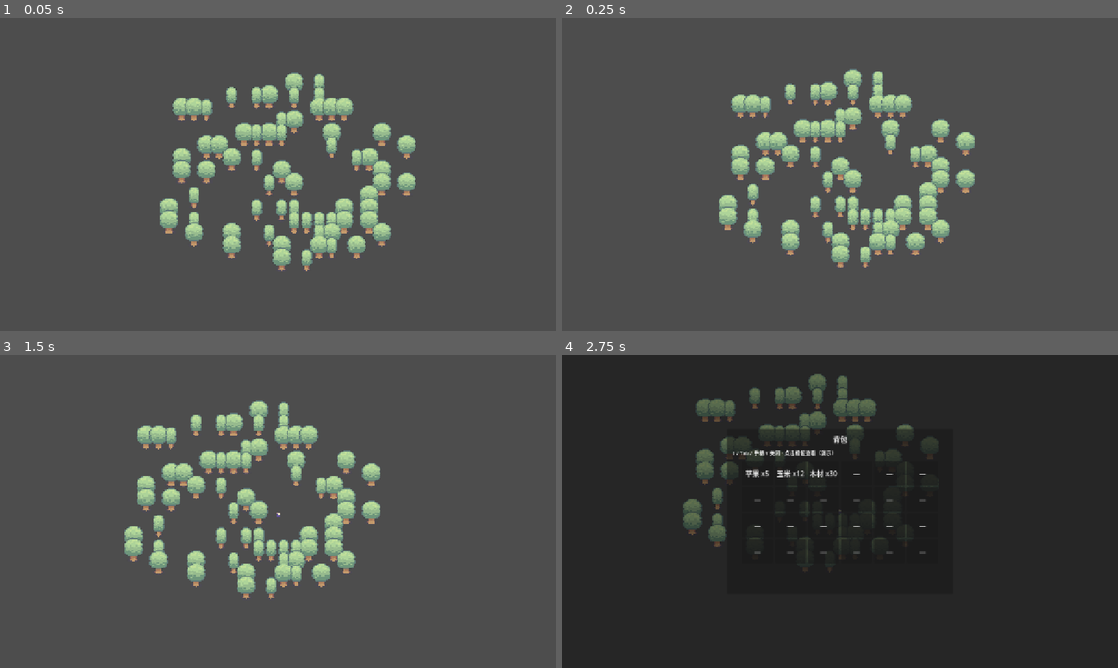
Above: before the commit, frames 1-4 (two rows, left to right).
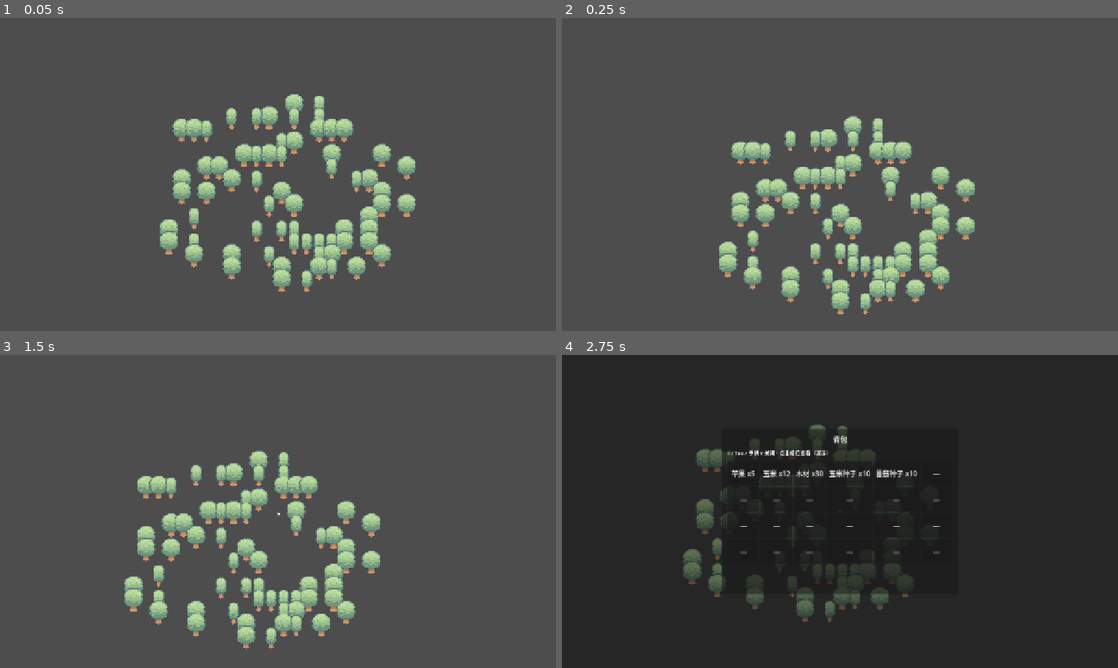
Above: after the commit, the same moments.

Repository: JizhongXia/myfram
Game: Godot game, scene res://scenes/map/MapManager.tscn
The game is run twice, just before and just after one commit, with the same random seed, the same clock (stepped at 60 frames per second) and the same inputs.
Inputs (mouse positions are in pixels of both pictures, inside the frame that each line leads up to):
- Up to frame 1 (0.05 s): no input
- Up to frame 2 (0.25 s): no input
- Up to frame 3 (1.5 s): move the mouse to (400, 495) at 0.52 s; hold D (move_right) 0.53-1.28 s; hold E (interact, bound only after the commit) 0.53-1.28 s; click (400, 495) at 0.67 s; move the mouse to (166, 527) at 1.27 s; hold S (move_down) from 1.28 s (still down); tap E (interact, bound only after the commit) at 1.35 s
- Up to frame 4 (2.75 s): move the mouse to (895, 442) at 2.02 s; release S (move_down) at 2.03 s; hold D (move_right) from 2.03 s (still down); hold E (interact, bound only after the commit) from 2.03 s (still down); tap Tab at 2.1 s

The runs differ from the first frame. In frame 1, 15% of the frame differs, in the area x 28-75%, y 17-88%; in frame 2, 15%, in the area x 28-75%, y 16-95%; in frame 3, 15%; in frame 4, 6.6%.

Commit message:
Add farm plot: till soil, plant seeds, grow crops, harvest
- FarmSoil TileMapLayer + soil.png; FarmCrops sprites for corn/tomato growth
- Farm rectangle south of island center outside jungle; trees under Jungle/Trees
- interact action (E / joy A): till -> plant (consumes seed) -> harvest when ripe
- Growth stages every 5s; harvest adds produce to inventory, clears soil
- InventoryManager: count_item, consume_item, register_interact_action
- Demo seeds in backpack; README farm section

Co-authored-by: JizhongXia <JizhongXia@users.noreply.github.com>

Diff:
--- a/scenes/map/MapManager.gd
+++ b/scenes/map/MapManager.gd
@@ -1,6 +1,6 @@
 extends Node2D
 
-## 世界：动态海水（water 0–3 图集帧）+ 瓦片草地小岛 + 原始丛林（Sprite2D 大树，避免与 64 草地网格混源尺寸问题）
+## 世界：海水 + 草地岛 + 丛林树 + 农田（翻土 / 播种 / 生长 / 收获）
 
 const TILE_SIZE := 64
 const MAP_W := 48
@@ -12,10 +12,17 @@
 
 const SRC_WATER := 0
 const SRC_GRASS := 1
+const SRC_SOIL := 2
+
+const SOIL_ATLAS := Vector2i(0, 0)
+const GROW_SEC_STAGE := 5.0
 
 @onready var _water_layer: TileMapLayer = $Water
 @onready var _island_layer: TileMapLayer = $Island
 @onready var _jungle_root: Node2D = $Jungle
+@onready var _farm_soil: TileMapLayer = $Jungle/FarmSoil
+@onready var _farm_crops: Node2D = $Jungle/FarmCrops
+@onready var _trees_root: Node2D = $Jungle/Trees
 @onready var _player: CharacterBody2D = $Jungle/Player
 
 var _tile_set: TileSet
@@ -29,24 +36,44 @@
 var _tex_tree_big: ImageTexture
 var _tex_tree_small: ImageTexture
 
+## cell -> { "id": "corn"|"tomato", "stage": 0..3, "grow": float }
+var _crops: Dictionary = {}
+var _corn_frames: Array[Texture2D] = []
+var _tomato_frames: Array[Texture2D] = []
+
 
 func _ready() -> void:
 	_rng.randomize()
 	_tex_tree_big = _load_image_texture("res://assets/sprout-lands/graphics/objects/tree_medium.png")
 	_tex_tree_small = _load_image_texture("res://assets/sprout-lands/graphics/objects/tree_small.png")
+	_load_crop_frames()
 
 	_tile_set = _build_tileset()
 	_water_layer.tile_set = _tile_set
 	_island_layer.tile_set = _tile_set
+	_farm_soil.tile_set = _tile_set
 
 	_paint_world()
 
 	_jungle_root.y_sort_enabled = true
+	_farm_crops.y_sort_enabled = true
+	_trees_root.y_sort_enabled = true
 
 	_spawn_player_on_island()
 	_seed_demo_inventory()
 
-	print("Island map: %dx%d, animated water 0–3, jungle, player walk." % [MAP_W, MAP_H])
+	print("Island map + farm plot: E / 手柄 A 翻土·播种·收获。")
+
+
+func _load_crop_frames() -> void:
+	for i in 4:
+		var t := _load_image_texture("res://assets/sprout-lands/graphics/fruit/corn/%d.png" % i)
+		if t:
+			_corn_frames.append(t)
+	for i in 4:
+		var t2 := _load_image_texture("res://assets/sprout-lands/graphics/fruit/tomato/%d.png" % i)
+		if t2:
+			_tomato_frames.append(t2)
 
 
 func _load_image_texture(res_path: String) -> ImageTexture:
@@ -82,6 +109,13 @@
 		grass_src.texture_region_size = Vector2i(TILE_SIZE, TILE_SIZE)
 		ts.add_source(grass_src, SRC_GRASS)
 
+	var soil_tex := _load_image_texture("res://assets/sprout-lands/graphics/soil/soil.png")
+	if soil_tex:
+		var soil_src := TileSetAtlasSource.new()
+		soil_src.texture = soil_tex
+		soil_src.texture_region_size = Vector2i(TILE_SIZE, TILE_SIZE)
+		ts.add_source(soil_src, SRC_SOIL)
+
 	return ts
 
 
@@ -105,6 +139,12 @@
 	var dx := (cx - ox) / rx
 	var dy := (cy - oy) / ry
 	return dx * dx + dy * dy <= 1.0
+
+
+func _is_farm_plot(cx: int, cy: int) -> bool:
+	if not _is_island(cx, cy) or _is_jungle(cx, cy):
+		return false
+	return cx >= MAP_W / 2 - 7 and cx <= MAP_W / 2 + 9 and cy >= MAP_H / 2 + 1 and cy <= MAP_H / 2 + 13
 
 
 func _paint_world() -> void:
@@ -136,7 +176,7 @@
 	var h := tex.get_height()
 	spr.position = Vector2((cx + 0.5) * TILE_SIZE, (cy + 1.0) * TILE_SIZE - h * 0.5)
 	spr.z_index = 2
-	_jungle_root.add_child(spr)
+	_trees_root.add_child(spr)
 
 
 func _apply_water_frame() -> void:
@@ -146,7 +186,7 @@
 
 func _spawn_player_on_island() -> void:
 	var cx := MAP_W / 2
-	var cy := MAP_H / 2
+	var cy := MAP_H / 2 - 4
 	if not _is_island(cx, cy):
 		for y in MAP_H:
 			for x in MAP_W:
@@ -163,6 +203,8 @@
 	InventoryManager.add_item("apple", "苹果", 5)
 	InventoryManager.add_item("corn", "玉米", 12)
 	InventoryManager.add_item("wood", "木材", 30)
+	InventoryManager.add_item("corn_seed", "玉米种子", 10)
+	InventoryManager.add_item("tomato_seed", "番茄种子", 10)
 
 
 func clamp_player_world_position(pos: Vector2) -> Vector2:
@@ -182,9 +224,116 @@
 	return out
 
 
+func _unhandled_input(event: InputEvent) -> void:
+	if InventoryManager.player_input_blocked:
+		return
+	if event.is_action_pressed(&"interact"):
+		_try_farm_interact()
+		get_viewport().set_input_as_handled()
+
+
+func _player_cell() -> Vector2i:
+	var p := _player.global_position
+	return Vector2i(int(floor(p.x / TILE_SIZE)), int(floor(p.y / TILE_SIZE)))
+
+
+func _try_farm_interact() -> void:
+	var cell := _player_cell()
+	if not _is_farm_plot(cell.x, cell.y):
+		print("[农田] 此处不可耕种（请走到岛南侧田区）。")
+		return
+
+	if _crops.has(cell):
+		var d: Dictionary = _crops[cell]
+		var st: int = int(d["stage"])
+		if st >= 3:
+			_harvest_cell(cell, str(d["id"]))
+		else:
+			print("[农田] 作物生长中…")
+		return
+
+	if _farm_soil.get_cell_source_id(cell) != -1:
+		_try_plant(cell)
+		return
+
+	_till_cell(cell)
+
+
+func _till_cell(cell: Vector2i) -> void:
+	_farm_soil.set_cell(cell, SRC_SOIL, SOIL_ATLAS)
+	print("[农田] 已翻土 (%d,%d)" % [cell.x, cell.y])
+
+
+func _try_plant(cell: Vector2i) -> void:
+	var crop_id := ""
+	var disp := ""
+	if InventoryManager.count_item("corn_seed") > 0:
+		crop_id = "corn"
+		disp = "玉米"
+	elif InventoryManager.count_item("tomato_seed") > 0:
+		crop_id = "tomato"
+		disp = "番茄"
+	else:
+		print("[农田] 没有种子（需要玉米种子或番茄种子）。")
+		return
+	var seed_key := crop_id + "_seed"
+	if not InventoryManager.consume_item(seed_key, 1):
+		return
+	_crops[cell] = { "id": crop_id, "stage": 0, "grow": 0.0 }
+	_refresh_crop_visual(cell)
+	print("[农田] 已播种：%s" % disp)
+
+
+func _harvest_cell(cell: Vector2i, crop_id: String) -> void:
+	var name_key := "%d_%d" % [cell.x, cell.y]
+	var spr: Node = _farm_crops.get_node_or_null(name_key)
+	if spr:
+		spr.queue_free()
+	_crops.erase(cell)
+	_farm_soil.erase_cell(cell)
+	if crop_id == "corn":
+		InventoryManager.add_item("corn", "玉米", 1 + (_rng.randi() % 2))
+	elif crop_id == "tomato":
+		InventoryManager.add_item("tomato", "番茄", 1 + (_rng.randi() % 2))
+	print("[农田] 收获！")
+
+
+func _refresh_crop_visual(cell: Vector2i) -> void:
+	if not _crops.has(cell):
+		return
+	var d: Dictionary = _crops[cell]
+	var crop_id: String = str(d["id"])
+	var st: int = mini(int(d["stage"]), 3)
+	var frames: Array = _corn_frames if crop_id == "corn" else _tomato_frames
+	if frames.is_empty():
+		return
+	var tex: Texture2D = frames[mini(st, frames.size() - 1)]
+	var name_key := "%d_%d" % [cell.x, cell.y]
+	var spr: Sprite2D = _farm_crops.get_node_or_null(name_key) as Sprite2D
+	if spr == null:
+		spr = Sprite2D.new()
+		spr.name = name_key
+		spr.centered = true
+		spr.z_index = 3
+		_farm_crops.add_child(spr)
+	spr.texture = tex
+	var h := tex.get_height()
+	spr.position = Vector2((cell.x + 0.5) * TILE_SIZE, (cell.y + 1.0) * TILE_SIZE - h * 0.5)
+
+
 func _process(delta: float) -> void:
 	_water_tick += delta
 	if _water_tick >= WATER_ANIM_SEC:
 		_water_tick = 0.0
 		_water_frame = (_water_frame + 1) % 4
 		_apply_water_frame()
+
+	for cell: Vector2i in _crops.keys():
+		var d: Dictionary = _crops[cell]
+		if int(d["stage"]) >= 3:
+			continue
+		d["grow"] = float(d["grow"]) + delta
+		while float(d["grow"]) >= GROW_SEC_STAGE and int(d["stage"]) < 3:
+			d["grow"] = float(d["grow"]) - GROW_SEC_STAGE
+			d["stage"] = int(d["stage"]) + 1
+			_refresh_crop_visual(cell)
--- a/scenes/map/MapManager.tscn
+++ b/scenes/map/MapManager.tscn
@@ -17,7 +17,19 @@
 z_index = 2
 y_sort_enabled = true
 
+[node name="FarmSoil" type="TileMapLayer" parent="Jungle"]
+z_index = 1
+
+[node name="Trees" type="Node2D" parent="Jungle"]
+z_index = 2
+y_sort_enabled = true
+
+[node name="FarmCrops" type="Node2D" parent="Jungle"]
+z_index = 3
+y_sort_enabled = true
+
 [node name="Player" parent="Jungle" instance=ExtResource("2_player")]
+z_index = 4
 position = Vector2(1536, 1024)
 
 [node name="InventoryPanel" parent="." instance=ExtResource("3_inv")]
--- a/scripts/inventory/inventory_manager.gd
+++ b/scripts/inventory/inventory_manager.gd
@@ -18,6 +18,7 @@
 	for i in SLOT_COUNT:
 		_slots[i] = null
 	_register_toggle_inventory_action()
+	register_interact_action()
 
 
 func _register_toggle_inventory_action() -> void:
@@ -116,3 +117,47 @@
 
 func set_backpack_open(open: bool) -> void:
 	player_input_blocked = open
+
+
+func register_interact_action() -> void:
+	if InputMap.has_action(&"interact"):
+		return
+	InputMap.add_action(&"interact", 0.2)
+	var ek := InputEventKey.new()
+	ek.physical_keycode = KEY_E
+	InputMap.action_add_event(&"interact", ek)
+	for joy in range(8):
+		var b := InputEventJoypadButton.new()
+		b.device = joy
+		b.button_index = JOY_BUTTON_A
+		InputMap.action_add_event(&"interact", b)
+
+
+func count_item(item_id: String) -> int:
+	var n := 0
+	for i in SLOT_COUNT:
+		var s: Variant = _slots[i]
+		if s != null and s["id"] == item_id:
+			n += int(s["qty"])
+	return n
+
+
+## 从背包扣除指定数量（跨槽合并扣）。成功返回 true
+func consume_item(item_id: String, amount: int) -> bool:
+	if count_item(item_id) < amount:
+		return false
+	var left := amount
+	for i in SLOT_COUNT:
+		if left <= 0:
+			break
+		var s: Variant = _slots[i]
+		if s == null or s["id"] != item_id:
+			continue
+		var q: int = int(s["qty"])
+		var take: int = mini(left, q)
+		s["qty"] = q - take
+		left -= take
+		if int(s["qty"]) <= 0:
+			_slots[i] = null
+	_emit_changed()
+	return true
Not shown, changed: README.md
